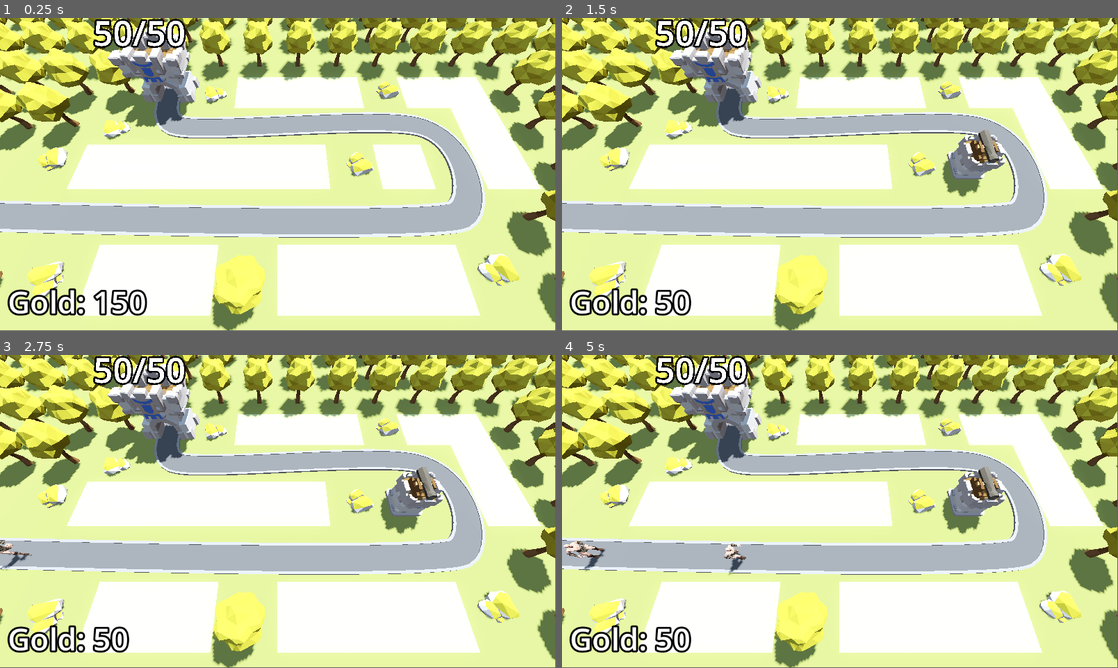
Above: before the commit, frames 1-4 (two rows, left to right).
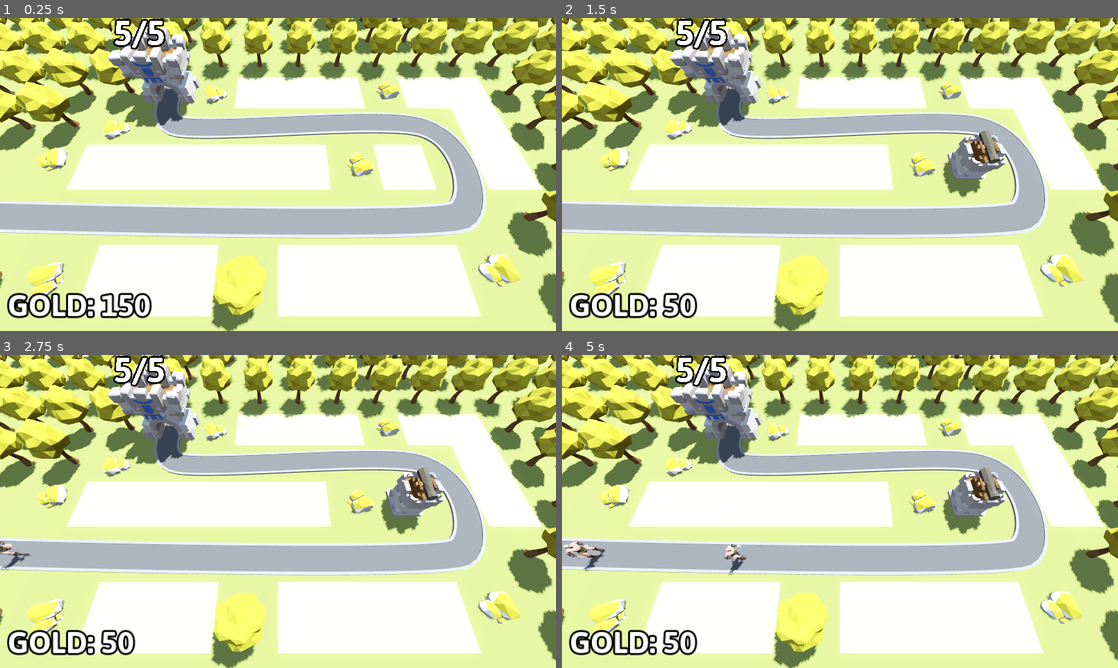
Above: after the commit, the same moments.

Repository: DapperMongoose/BarbarianBlaster
Game: Godot game, scene res://BaseLevel.tscn
Two runs of this game, one before a commit and one after it. Both use one fixed random seed, a clock stepped at 60 frames per second and the inputs below.
Inputs (mouse positions are in pixels of both pictures, inside the frame that each line leads up to):
- Up to frame 1 (0.25 s): no input
- Up to frame 2 (1.5 s): tap Enter at 0.5 s; move the mouse to (962, 158) at 0.52 s; press the mouse at (962, 158) at 0.53 s; tap Space at 1.25 s; move the mouse to (728, 190) at 1.27 s; release the mouse at (728, 190) at 1.28 s; click (728, 190) at 1.35 s
- Up to frame 3 (2.75 s): tap Enter at 2 s; move the mouse to (333, 442) at 2.02 s; press the mouse at (333, 442) at 2.03 s
- Up to frame 4 (5 s): move the mouse to (812, 574) at 2.77 s; release the mouse at (812, 574) at 2.78 s; click (812, 574) at 2.85 s; move the mouse to (1006, 558) at 3.52 s; press the mouse at (1006, 558) at 3.53 s; move the mouse to (673, 464) at 4.27 s; release the mouse at (673, 464) at 4.28 s; click (673, 464) at 4.35 s
In our replay, the window is 799x449 before the commit and 800x450 after it. These sizes can differ from the game's own. Grey fills any space a smaller window leaves; there, only what the larger window draws over its background counts as a difference.

The runs differ from the first frame. In frame 1, 7.2% of the frame differs, in the area x 0-100%, y 0-100%; in frame 2, 7.3%; in frame 3, 7.4%; in frame 4, 7.5%.

Commit message:
completed module

Diff:
--- a/Base/base.tscn
+++ b/Base/base.tscn
@@ -1,7 +1,8 @@
-[gd_scene load_steps=3 format=3 uid="uid://c5gm5ehuyoruw"]
+[gd_scene load_steps=4 format=3 uid="uid://c5gm5ehuyoruw"]
 
 [ext_resource type="Script" path="res://Base/base.gd" id="1_qbfkp"]
 [ext_resource type="PackedScene" uid="uid://c5rylqhjbh1o0" path="res://Assets/Base.glb" id="2_505oc"]
+[ext_resource type="FontFile" uid="uid://byrhfigbhs2" path="res://Assets/Asap/static/Asap-Bold.ttf" id="2_iyu5s"]
 
 [node name="Base" type="Node3D" groups=["base"]]
 script = ExtResource("1_qbfkp")
@@ -10,6 +11,7 @@
 transform = Transform3D(1, 0, 0, 0, 1, 0, 0, 0, 1, 0, 5.5, 0)
 billboard = 1
 text = "starting health"
+font = ExtResource("2_iyu5s")
 font_size = 500
 outline_size = 100
 
--- a/BaseLevel.tscn
+++ b/BaseLevel.tscn
@@ -8,6 +8,7 @@
 [ext_resource type="Script" path="res://TurretManager.gd" id="5_7wwqd"]
 [ext_resource type="PackedScene" uid="uid://d0fevutngcvvu" path="res://Turret/turret.tscn" id="6_xysai"]
 [ext_resource type="Script" path="res://Bank.gd" id="8_er0lg"]
+[ext_resource type="FontFile" uid="uid://byrhfigbhs2" path="res://Assets/Asap/static/Asap-Bold.ttf" id="8_idu7n"]
 [ext_resource type="PackedScene" uid="uid://blh2p8apd3pr2" path="res://DifficultyManager/difficulty_manager.tscn" id="9_2pgrx"]
 [ext_resource type="PackedScene" uid="uid://cl6846pwqd4c0" path="res://UserInterface/victory_layer.tscn" id="10_8revh"]
 
@@ -36,6 +37,9 @@
 
 [sub_resource type="StandardMaterial3D" id="StandardMaterial3D_3ofov"]
 albedo_color = Color(0.360784, 0.360784, 0.360784, 1)
+
+[sub_resource type="Theme" id="Theme_2udj4"]
+default_font = ExtResource("8_idu7n")
 
 [sub_resource type="LabelSettings" id="LabelSettings_xmk5y"]
 font_size = 64
@@ -121,7 +125,6 @@
 
 [node name="Base" parent="." instance=ExtResource("3_1v73c")]
 transform = Transform3D(1, 0, 0, 0, 1, 0, 0, 0, 1, -10, 0, -6)
-max_health = 50
 
 [node name="TurretManager" type="Node3D" parent="." node_paths=PackedStringArray("enemy_path")]
 script = ExtResource("5_7wwqd")
@@ -135,6 +138,7 @@
 grow_horizontal = 2
 grow_vertical = 2
 mouse_filter = 2
+theme = SubResource("Theme_2udj4")
 theme_override_constants/margin_left = 16
 theme_override_constants/margin_top = 16
 theme_override_constants/margin_right = 16
@@ -147,8 +151,10 @@
 size_flags_vertical = 8
 text = "placeholder"
 label_settings = SubResource("LabelSettings_xmk5y")
+uppercase = true
 
 [node name="DifficultyManager" parent="." instance=ExtResource("9_2pgrx")]
+game_length = 180.0
 
 [node name="VictoryLayer" parent="." instance=ExtResource("10_8revh")]
 visible = false
--- a/DifficultyManager/difficulty_manager.tscn
+++ b/DifficultyManager/difficulty_manager.tscn
@@ -4,14 +4,14 @@
 
 [sub_resource type="Curve" id="Curve_ef4vb"]
 min_value = 0.25
-max_value = 2.0
-_data = [Vector2(0, 2), 0.0, -1.75, 0, 1, Vector2(1, 0.25), -1.75, 0.0, 1, 0]
+max_value = 3.0
+_data = [Vector2(0, 3), 0.0, 0.129881, 0, 0, Vector2(1, 0.25), -6.57397, 0.0, 0, 0]
 point_count = 2
 
 [sub_resource type="Curve" id="Curve_f1vag"]
 min_value = 10.0
 max_value = 150.0
-_data = [Vector2(0, 10), 0.0, 140.0, 0, 1, Vector2(1, 150), 140.0, 0.0, 1, 0]
+_data = [Vector2(0, 40.7692), 0.0, 109.231, 0, 1, Vector2(1, 150), 109.231, 0.0, 1, 0]
 point_count = 2
 
 [node name="DifficultyManager" type="Node"]
--- a/Turret/projectile.gd
+++ b/Turret/projectile.gd
@@ -3,6 +3,7 @@
 var direction := Vector3.FORWARD
 
 @export var speed := 30.0
+@export var damage := 25.0
 
 func _physics_process(delta: float) -> void:
 	position += (direction * speed) * delta
@@ -14,5 +15,5 @@
 
 func _on_area_entered(area: Area3D) -> void:
 	if area.is_in_group("enemy_area"):
-		area.get_parent().current_health -= 25
+		area.get_parent().current_health -= damage
 		queue_free()
--- a/UserInterface/victory_layer.tscn
+++ b/UserInterface/victory_layer.tscn
@@ -1,7 +1,11 @@
-[gd_scene load_steps=4 format=3 uid="uid://cl6846pwqd4c0"]
+[gd_scene load_steps=6 format=3 uid="uid://cl6846pwqd4c0"]
 
 [ext_resource type="Script" path="res://UserInterface/victory_layer.gd" id="1_qdlm2"]
+[ext_resource type="FontFile" uid="uid://byrhfigbhs2" path="res://Assets/Asap/static/Asap-Bold.ttf" id="2_2m5u1"]
 [ext_resource type="Texture2D" uid="uid://b7b3ci02w8coy" path="res://Assets/star.png" id="2_do6ma"]
+
+[sub_resource type="Theme" id="Theme_2udj4"]
+default_font = ExtResource("2_2m5u1")
 
 [sub_resource type="LabelSettings" id="LabelSettings_t1kua"]
 font_size = 96
@@ -23,6 +27,7 @@
 anchor_bottom = 1.0
 grow_horizontal = 2
 grow_vertical = 2
+theme = SubResource("Theme_2udj4")
 
 [node name="PanelContainer" type="PanelContainer" parent="CenterContainer"]
 custom_minimum_size = Vector2(400, 400)
@@ -86,6 +91,7 @@
 
 [node name="HBoxContainer" type="HBoxContainer" parent="CenterContainer/PanelContainer/VBoxContainer"]
 layout_mode = 2
+size_flags_vertical = 10
 
 [node name="RetryButton" type="Button" parent="CenterContainer/PanelContainer/VBoxContainer/HBoxContainer"]
 layout_mode = 2
--- a/project.godot
+++ b/project.godot
@@ -15,6 +15,10 @@
 config/features=PackedStringArray("4.2", "Forward Plus")
 config/icon="res://icon.svg"
 
+[display]
+
+window/stretch/mode="canvas_items"
+
 [input]
 
 click={
@@ -22,3 +26,7 @@
 "events": [Object(InputEventMouseButton,"resource_local_to_scene":false,"resource_name":"","device":-1,"window_id":0,"a …(258 unchanged characters)…
 ]
 }
+
+[rendering]
+
+anti_aliasing/quality/msaa_3d=3
Binary file added: Assets/Asap/Asap-Italic-VariableFont_wdth,wght.ttf
Not shown, added: Assets/Asap/Asap-Italic-VariableFont_wdth,wght.ttf.import
Binary file added: Assets/Asap/Asap-VariableFont_wdth,wght.ttf
Not shown, added: Assets/Asap/Asap-VariableFont_wdth,wght.ttf.import
Not shown, added: Assets/Asap/OFL.txt
Not shown, added: Assets/Asap/README.txt
Binary file added: Assets/Asap/static/Asap-Black.ttf
Not shown, added: Assets/Asap/static/Asap-Black.ttf.import
Binary file added: Assets/Asap/static/Asap-BlackItalic.ttf
Not shown, added: Assets/Asap/static/Asap-BlackItalic.ttf.import
Binary file added: Assets/Asap/static/Asap-Bold.ttf
Not shown, added: Assets/Asap/static/Asap-Bold.ttf.import
(and 175 more such lines)
